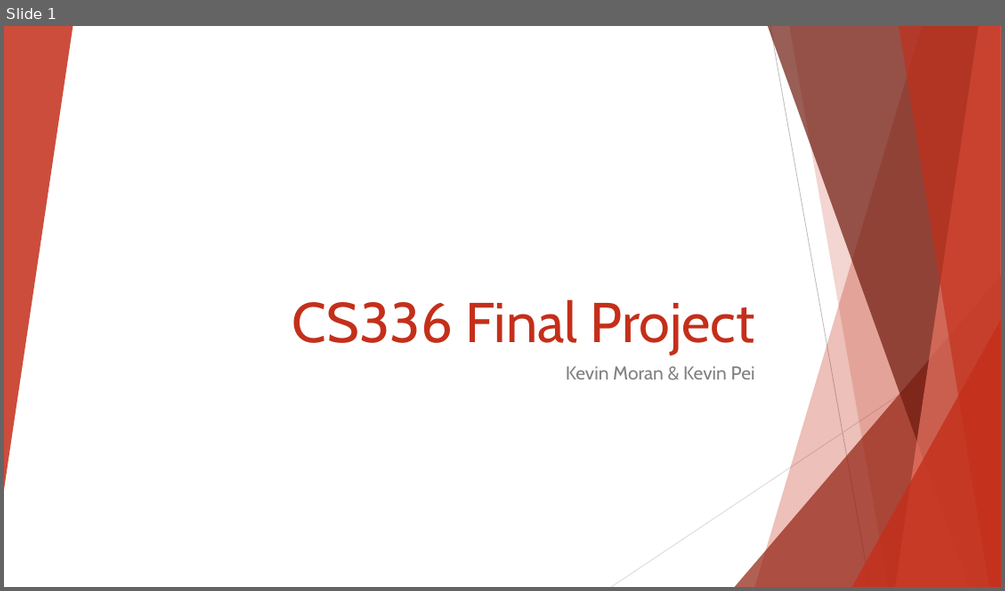
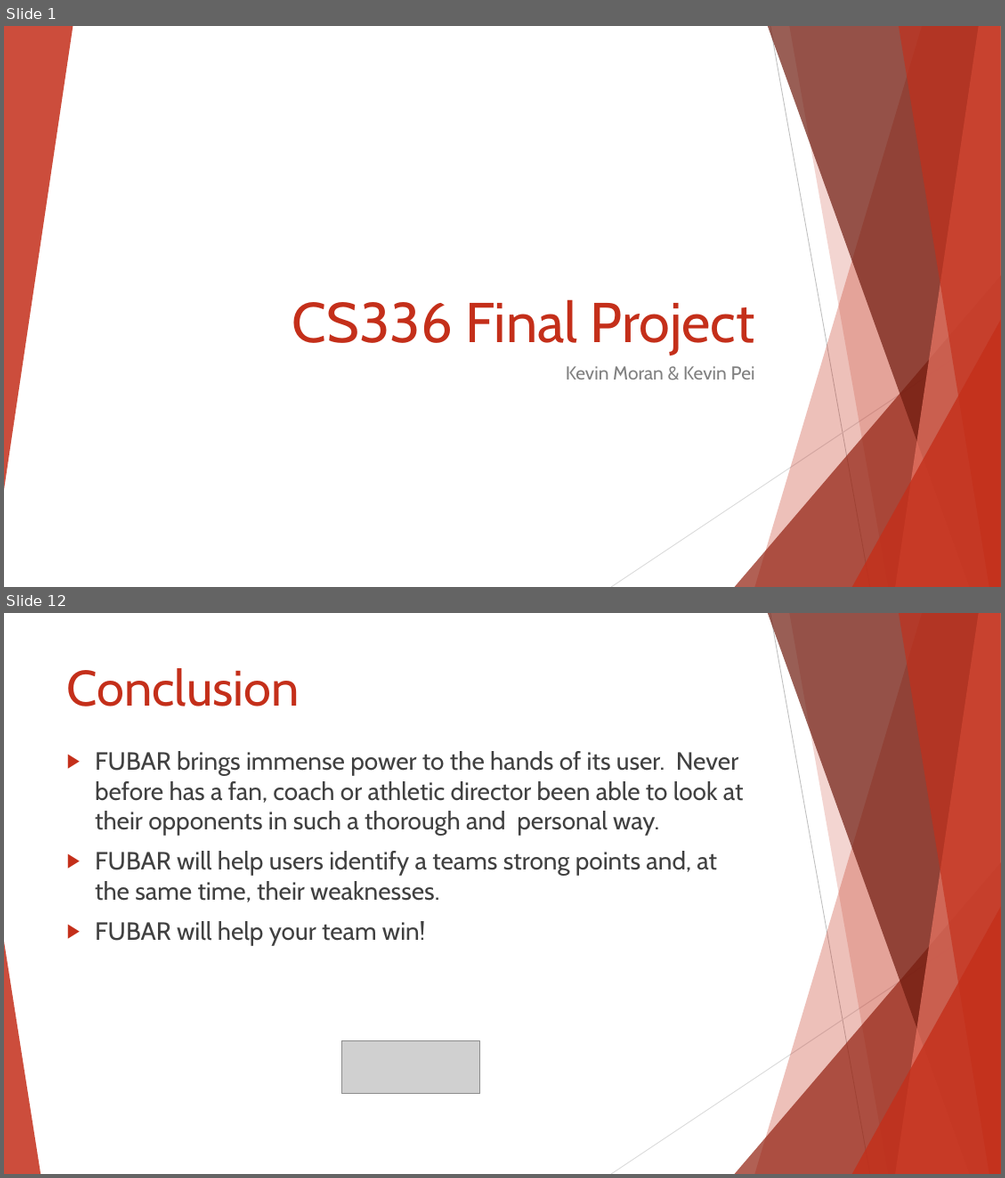
Before and after one commit to kevinpei/cs336finalproject, a slide deck: CS336 Final Project.pptx. Shown one above the other, each under a label of ours: slide 1 before the commit, slides 1 and 12 after it; the slides between them are not shown. The pictures are 1005x591 and 1005x1178 pixels, drawn with LibreOffice and Linux fonts; fonts in the diff are those of the drawing; grey boxes stand for pictures. Boxes give left, top, right and bottom in pixels: in the first picture for what was removed or moved away, otherwise in the second. Text is boxed around its words. In the diff, an @@ line names an element or a change of style, - is before the commit and + after.

```diff
--- a/CS336 Final Project.pptx
+++ b/CS336 Final Project.pptx
@@ slide 12 added at [4, 613, 1001, 1174], background #FFFFFF; not listed: 9 template elements that a slide beside it also shows @@
@@ title added at [67, 668, 299, 706], 48 pt, text #C42F1A @@
+Conclusion
@@ text added at [95, 751, 744, 946], 24 pt, text #404040 @@
+▶ FUBAR brings immense power to the hands of its user. Never before has a fan, coach or athletic director been able to look at their opponents in such a thorough and personal way.
+▶ FUBAR will help users identify a teams strong points and, at the same time, their weaknesses.
+▶ FUBAR will help your team win!
@@ triangle added at [4, 941, 40, 1174], fill #C42F1A at 85% opacity @@
@@ picture added at [342, 1041, 480, 1093] @@
```
Also in this commit, not shown: 2 slides changed, 8 other slides added, 1 slide removed, 18 other files.
